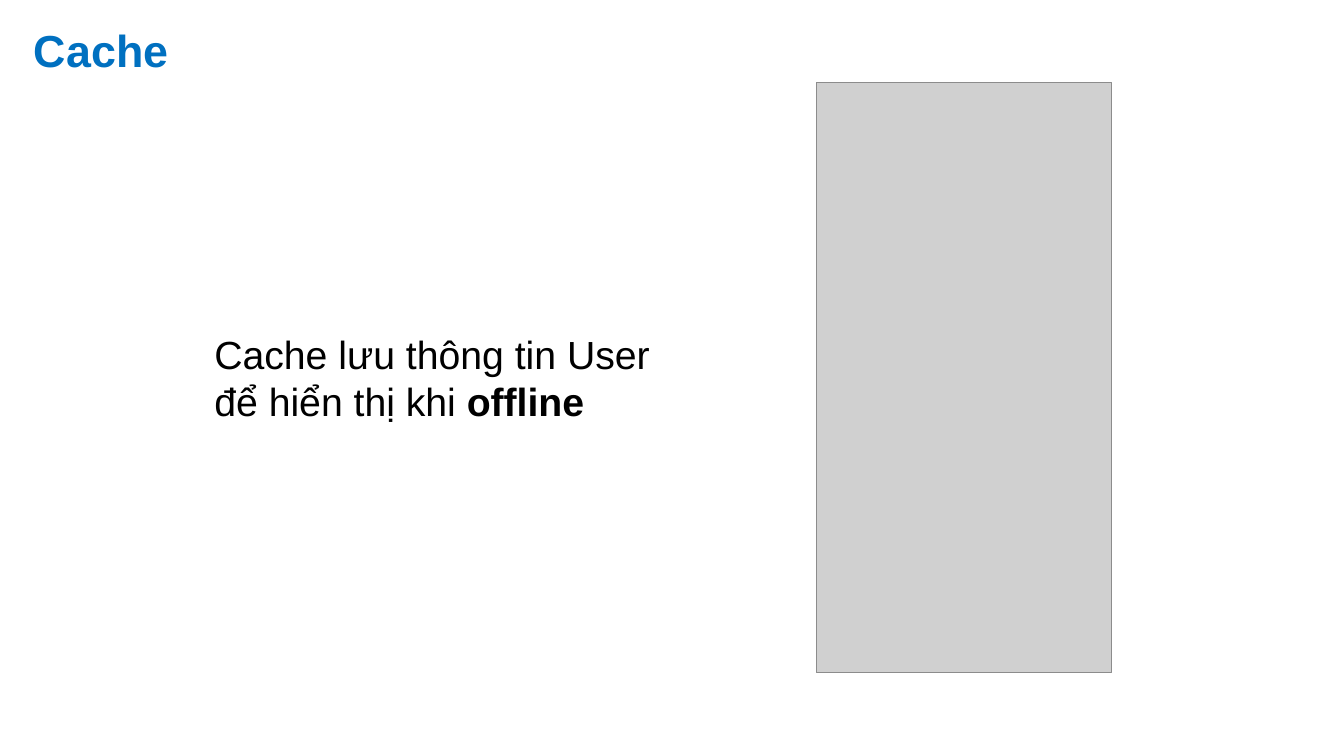
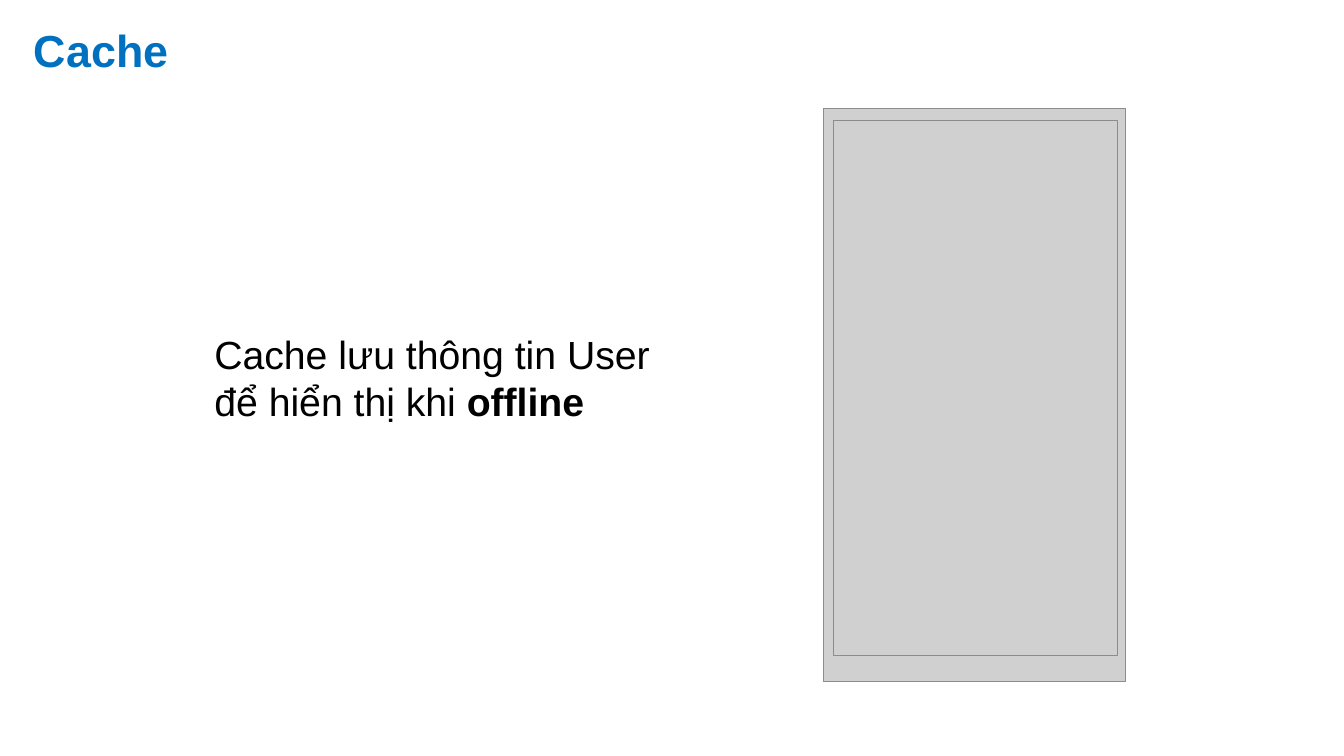
Before and after one commit to anhndd/linexo, a slide deck: slide 4 of Presentation/LineXO/LineXO_Sang.pptx. Drawn at 1344x756 pixels with LibreOffice and Linux fonts; fonts in the diff are those of the drawing; grey boxes stand for pictures. Boxes give left, top, right and bottom in pixels: in the first picture for what was removed or moved away, otherwise in the second. Text is boxed around its words. In the diff, an @@ line names an element or a change of style, - is before the commit and + after.

```diff
--- a/Presentation/LineXO/LineXO_Sang.pptx
+++ b/Presentation/LineXO/LineXO_Sang.pptx
@@ picture at [823, 108, 1126, 682]: rotation 0 to 270 degrees @@
@@ picture added at [833, 121, 1117, 655] @@
```
Also in this commit, not shown: 3 other slides changed, 3 slides added.
